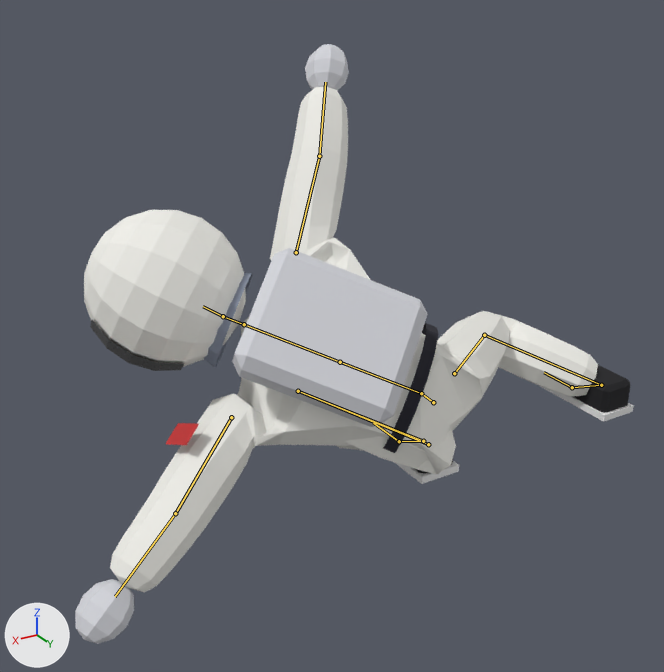
The glTF model public/models/lou-gnar.glb: old version first, new version second.
One viewpoint serves both versions: a camera (50 mm lens) standing at (1.61, 1.82, 1.62) and looking at (0.37, -0.25, 0.59). Arrows for +X, +Y and +Z are at lower left; the lights stay in place. The older version comes first. Both versions are drawn at frame 4 of the action 'slam'; the numbers are the values there. The bones that change, and the others that lie on the model, are drawn over the model as lines.

The first picture shows 'LouGnar'.
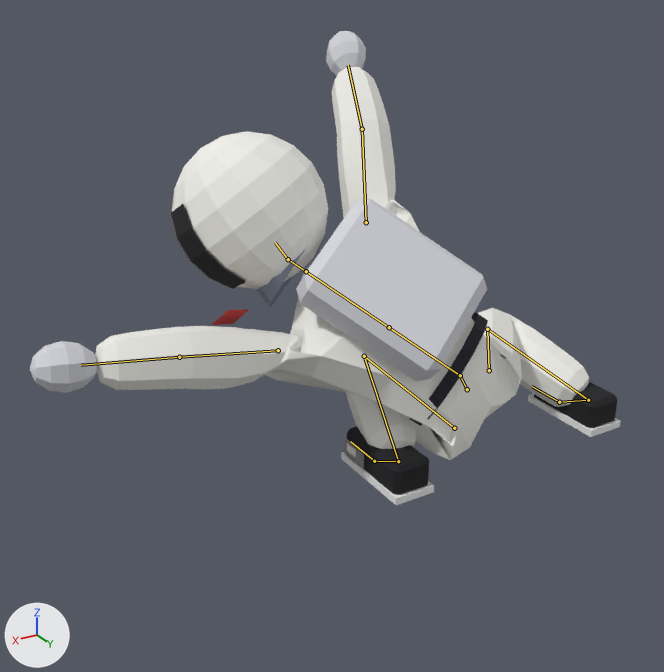
Pixel boxes [x1, y1, x2, y2] of what changed, in the pictures (664 x 672 px):
'LouGnar', posed (21% shorter)
    before: [75, 44, 634, 644]
    after: [30, 31, 621, 505]
bone 'Hips', root to tip
    before: (433, 402) to (421, 393)
    after: (467, 389) to (460, 375)
bone 'LeftUpLeg', root to tip
    before: (428, 444) to (298, 391)
    after: (454, 428) to (364, 356)
bone 'LeftLeg', root to tip
    before: (298, 391) to (423, 441)
    after: (364, 356) to (398, 461)
bone 'LeftFoot', root to tip
    before: (423, 441) to (399, 441)
    after: (398, 461) to (374, 461)
bone 'RightUpLeg', root to tip
    before: (454, 373) to (484, 335)
    after: (489, 370) to (487, 329)
bone 'RightLeg', root to tip
    before: (484, 335) to (601, 385)
    after: (487, 329) to (588, 400)
bone 'RightFoot', root to tip
    before: (601, 385) to (572, 387)
    after: (588, 400) to (559, 402)
bone 'Spine', root to tip
    before: (421, 393) to (340, 362)
    after: (460, 375) to (389, 327)
bone 'LeftArm', root to tip
    before: (231, 417) to (175, 513)
    after: (278, 350) to (179, 357)
bone 'LeftForeArm', root to tip
    before: (175, 513) to (115, 596)
    after: (179, 357) to (81, 365)
bone 'Head', root to tip
    before: (223, 316) to (203, 306)
    after: (288, 259) to (275, 242)
bone 'RightArm', root to tip
    before: (296, 252) to (319, 156)
    after: (366, 222) to (362, 129)
bone 'RightForeArm', root to tip
    before: (319, 156) to (325, 82)
    after: (362, 129) to (348, 65)

The change in detail:
Bone 'Hips' (bone_hips) moves from (0.187, -0.466, 0.0) to (0.069, -0.456, 0.0).
Bone 'Hips' (bone_hips) turns from (0, 20, -48) to (0, 20, -30) degrees about its own x, y and z.
Bone 'LeftUpLeg' (bone_leftupleg) turns from (-51, -52, -133) to (-113, 6, -38) degrees about its own x, y and z.
Bone 'LeftLeg' (bone_leftleg) turns from (-7, -53, -179) to (164, 4, 20) degrees about its own x, y and z.
Bone 'LeftFoot' (bone_leftfoot) turns from (-43, 41, -45) to (-65, -10, 16) degrees about its own x, y and z.
Bone 'RightUpLeg' (bone_rightupleg) turns from (-36, 45, 17) to (-52, 46, 19) degrees about its own x, y and z.
Bone 'RightLeg' (bone_rightleg) turns from (100, -18, -47) to (124, 3, -46) degrees about its own x, y and z.
Bone 'RightFoot' (bone_rightfoot) turns from (-66, 25, -40) to (-67, 12, -21) degrees about its own x, y and z.
Bone 'Spine' (bone_spine) turns from (37, 1, -2) to (41, 1, -2) degrees about its own x, y and z.
Bone 'LeftArm' (bone_leftarm) turns from (13, -46, -108) to (17, -16, -138) degrees about its own x, y and z.
Bone 'LeftForeArm' (bone_leftforearm) turns from (-8, 0, 0) to (-10, 0, 0) degrees about its own x, y and z.
Bone 'Head' (bone_head) turns from (-7, 29, 0) to (-21, 29, 0) degrees about its own x, y and z.
Bone 'RightArm' (bone_rightarm) turns from (9, 42, 104) to (12, 15, 129) degrees about its own x, y and z.
Bone 'RightForeArm' (bone_rightforearm) turns from (-11, 0, 0) to (-15, 0, 0) degrees about its own x, y and z.
